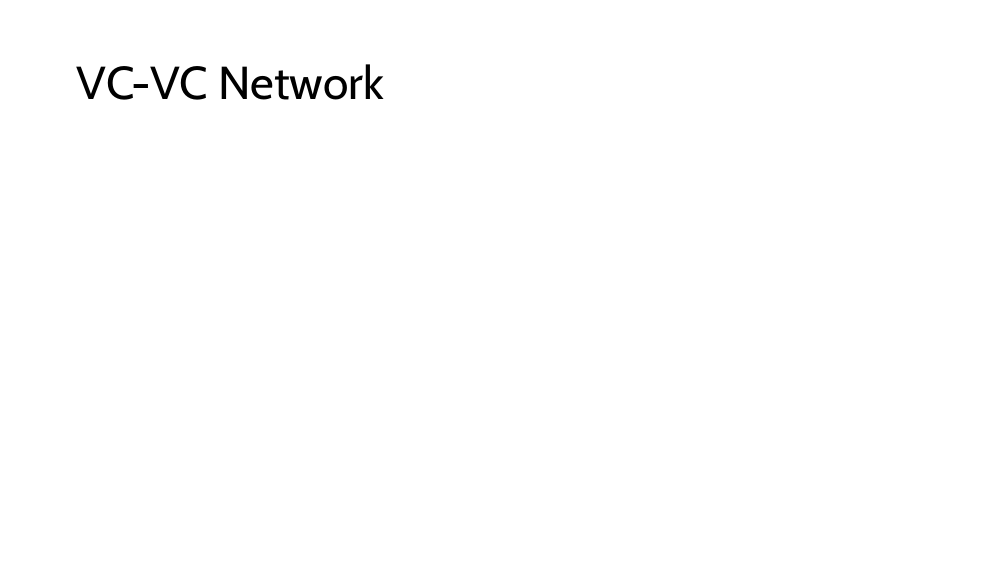
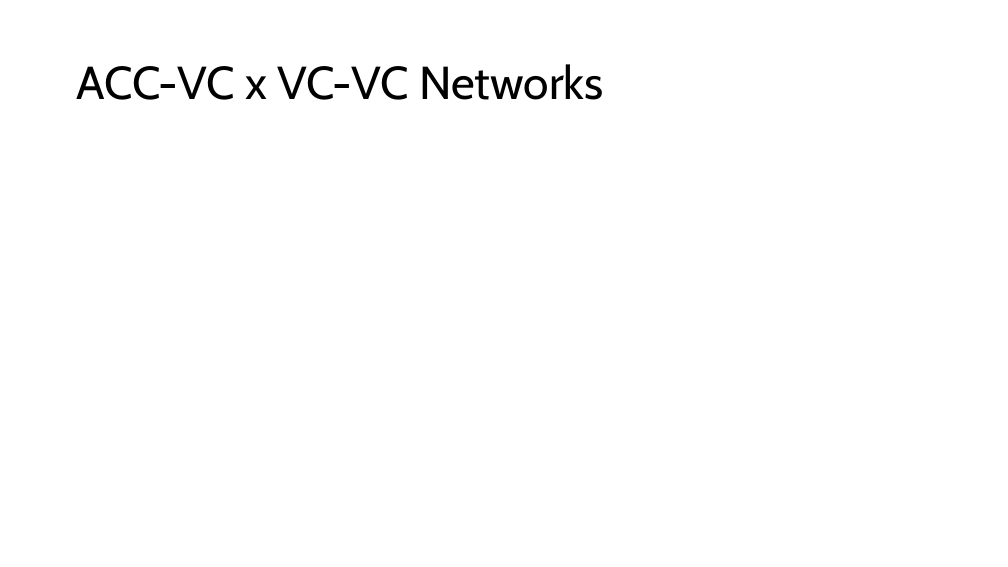
Before and after one commit to joaomelga/innovation-networks-exploration, a slide deck: slide 16 of presentations/0828.pptx (slide 10 before the commit). Drawn at 1008x567 pixels with LibreOffice and Linux fonts; fonts in the diff are those of the drawing. Boxes give left, top, right and bottom in pixels: in the first picture for what was removed or moved away, otherwise in the second. Text is boxed around its words. In the diff, an @@ line names an element or a change of style, - is before the commit and + after.

```diff
--- a/presentations/0828.pptx
+++ b/presentations/0828.pptx
@@ title at (77,64,603,100): text changed @@
-VC-VC Network
+ACC-VC x VC-VC Networks
```
Also in this commit, not shown: 2 other slides changed, 13 slides added, 7 slides removed, 2 other files.
